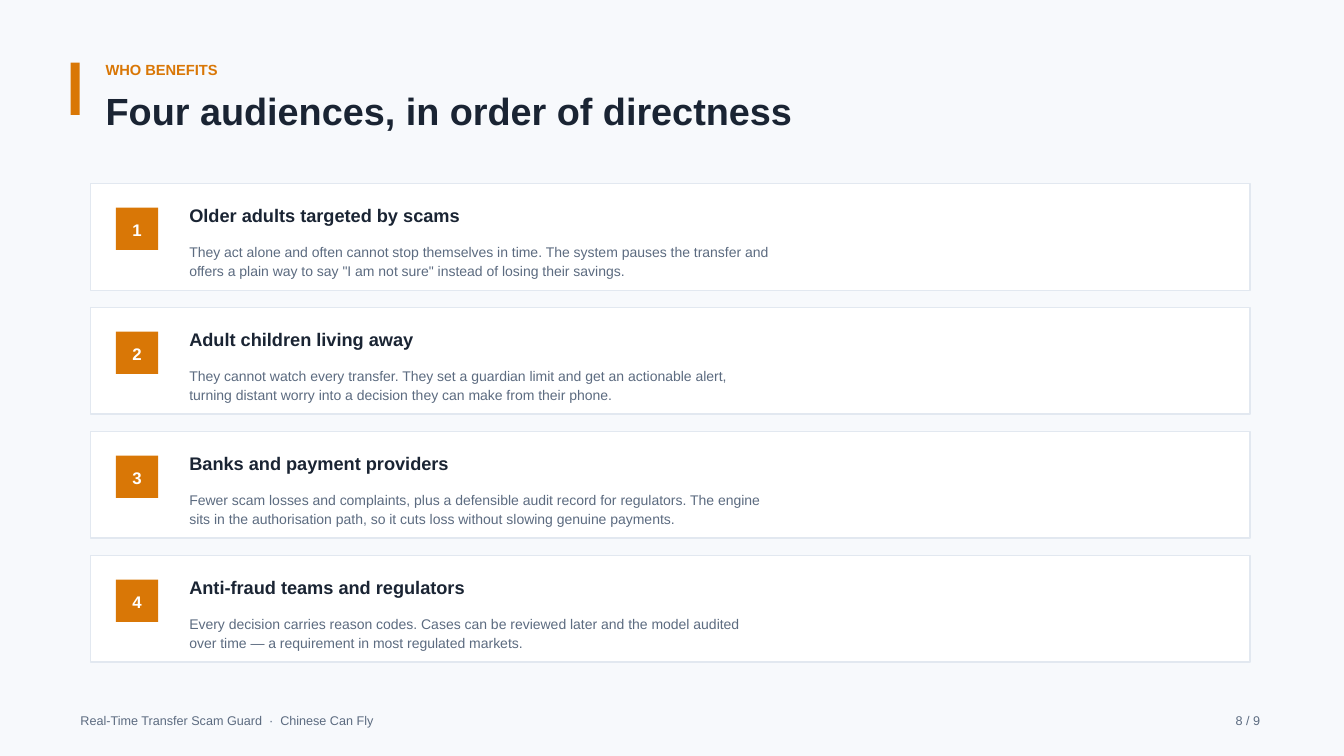
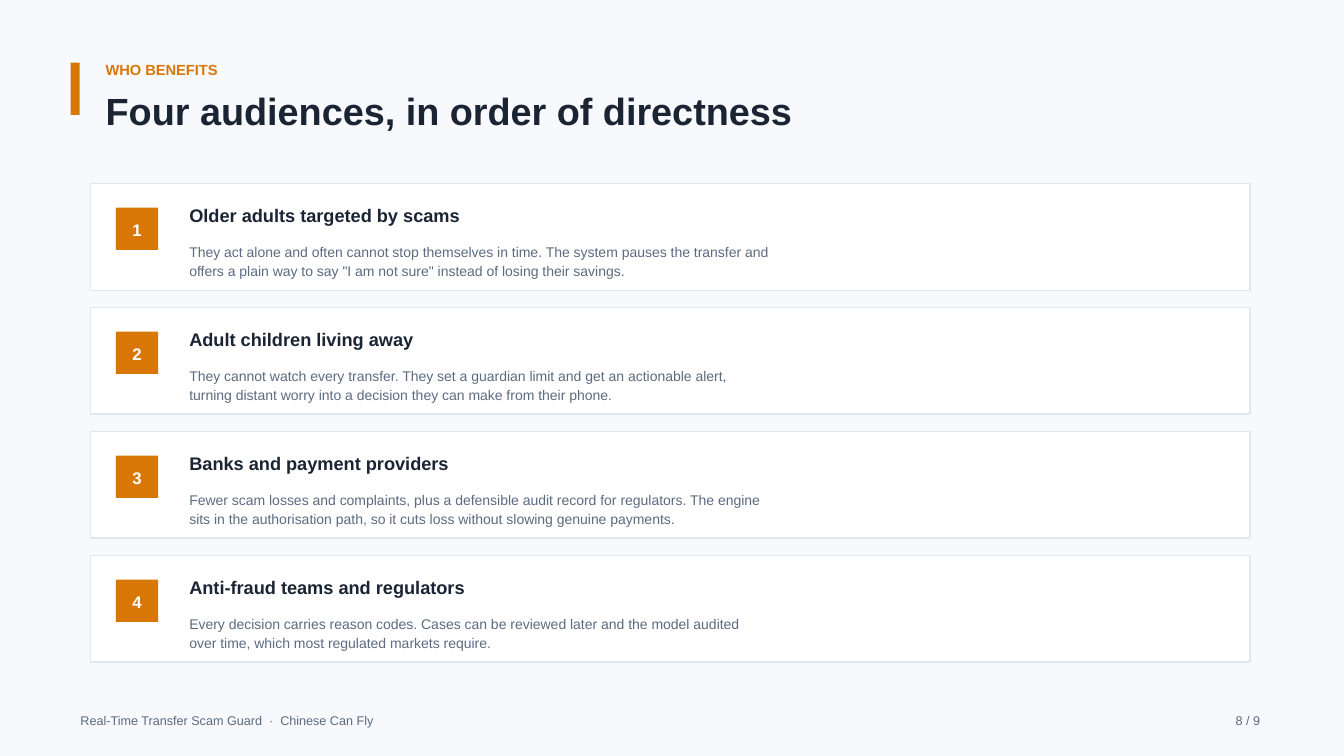
Before and after one commit to anvictor042-cyber/real-time-transfer-scam-guard, a slide deck: slide 8 of submission/pitch-deck.pptx. Drawn at 1344x756 pixels with LibreOffice and Linux fonts; fonts in the diff are those of the drawing. Boxes give left, top, right and bottom in pixels: in the first picture for what was removed or moved away, otherwise in the second. Text is boxed around its words. In the diff, an @@ line names an element or a change of style, - is before the commit and + after.

Commit message:
copy: remove AI writing tells across README, deck and submission text
Applied the humanizer pass: dropped the not-X-but-Y contrasts, the
one-line closers, the staged opener and most em dashes. Submission text
is shorter and states the same facts.

```diff
--- a/submission/pitch-deck.pptx
+++ b/submission/pitch-deck.pptx
@@ text at <box>189,638,491,651</box>: text changed @@
-over time — a requirement in most regulated markets.
+over time, which most regulated markets require.
```
Also in this commit, not shown: 5 other slides changed, 7 other files.
